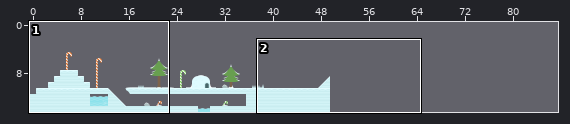
Tiled map -- public/assets/game.tmx. The picture above shows the old version from afar; the outline marks the close-up.
Close-up. Before the edit:
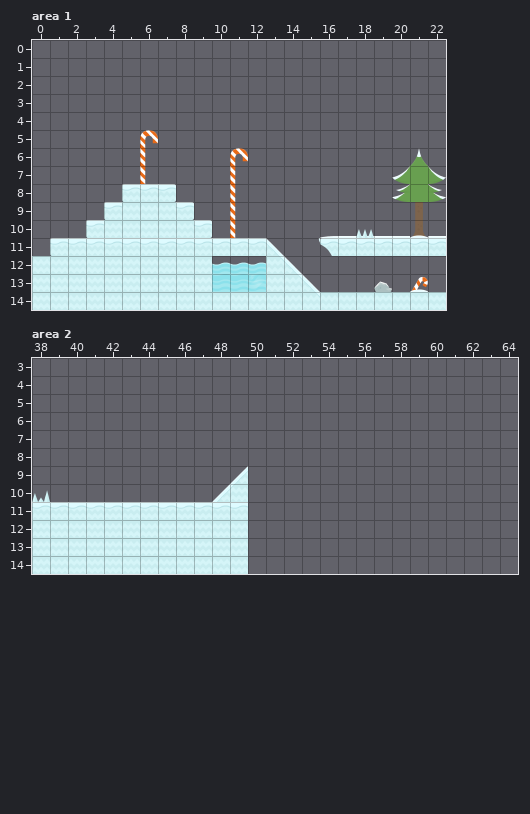
Cells are 70x70 px. Shown: area 1 x 0..22, y 0..14; area 2 x 38..64, y 3..14. The commit also changed other parts of the map, which this record leaves out. The old version is drawn lined up with the new one.
And afterwards:
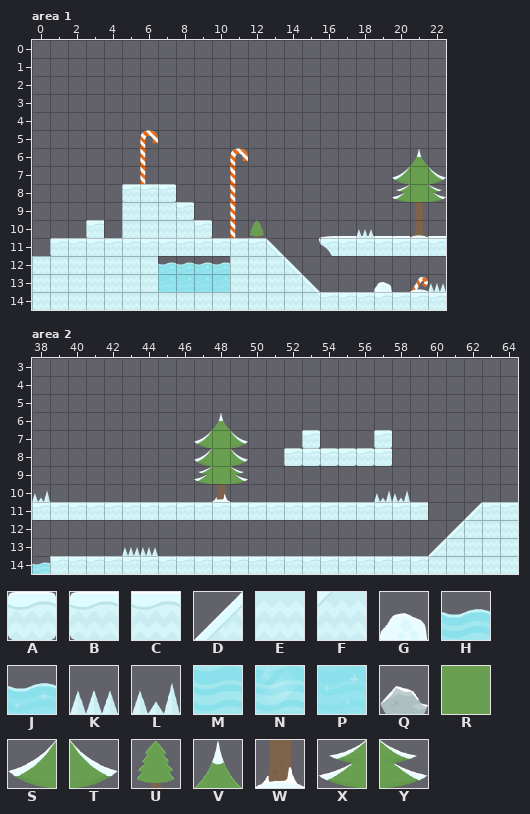
Key: from "iceworld": A 1, B 2, C 3, D 7, E 16, F 21, G 25, H 36, J 38, K 45, L 46, M 49, N 50, P 51, Q 60, R 79, S 81, T 82, U 83, V 84, W 86, X 95, Y 96.
_ is an empty cell.
Difference:
map size 50x15 -> 100x15 cells
Layer "ground", area 1:
y 9: x 4 B -> _
y 10: x 4 E -> _; x 12 _ -> U
y 12: x 7..9 EEE -> JJJ; x 11..12 HH -> EE
y 13: x 7..12 EEEMMN -> PPPPEE; x 19 Q -> G
y 14: x 16..22 EEEEEEE -> CCCCCCC
Layer "obstacles", area 1:
y 13: x 22 _ -> K
Layer "ground", area 2:
y 6: x 48 _ -> V
y 7: x 47..49 ___ -> SRT; x 53 _ -> A; x 57 _ -> A
y 8: x 47..49 ___ -> SRT; x 52..57 ______ -> AAAAAA
y 9: x 47..49 __D -> XRY
y 10: x 48..49 DF -> W_
y 11: x 50..59 __________ -> CCCCCCCCCC; x 62..64 ___ -> DCC
y 12: x 38..49 EEEEEEEEEEEE -> ____________; x 61..64 ____ -> DFEE
y 13: x 38..49 EEEEEEEEEEEE -> ____________; x 60..64 _____ -> DFEEE
y 14: x 38..64 EEEEEEEEEEEE_______________ -> HCCCCCCCCCCCCCCCCCCCCCFEEEE
Layer "obstacles", area 2:
y 10: x 57..58 __ -> LL
y 13: x 43..44 __ -> KK
Changed places in both close-ups, as pixel boxes (x1, y1, x2, y2):
removed: (104, 202, 122, 238)
added: (250, 220, 264, 238)
changed: (158, 256, 266, 292)
changed: (320, 281, 446, 299)
changed: (32, 412, 518, 574)
